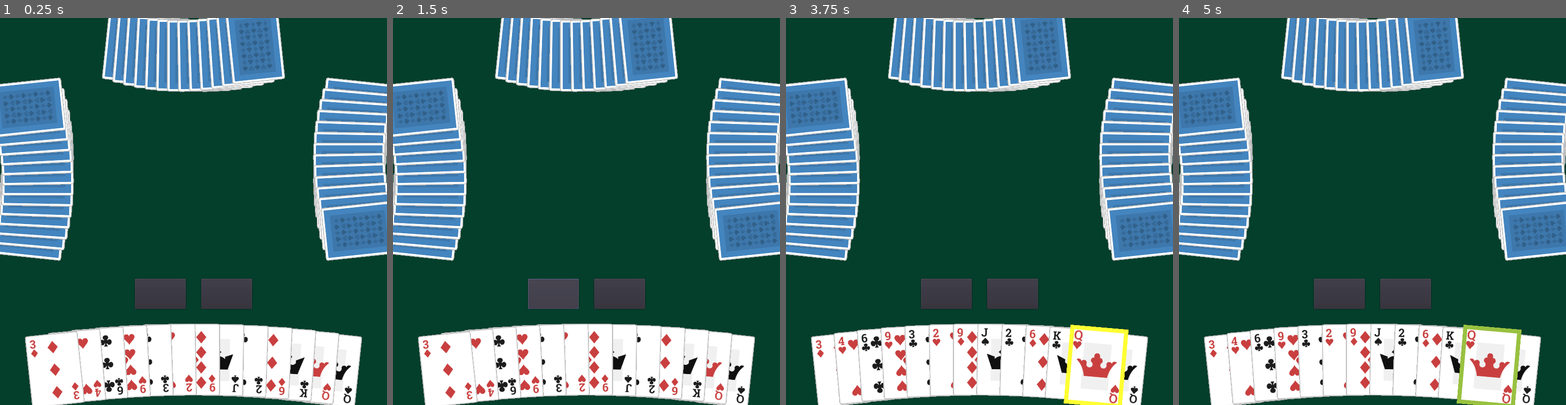
Above: before the commit, frames 1-4 (left to right).
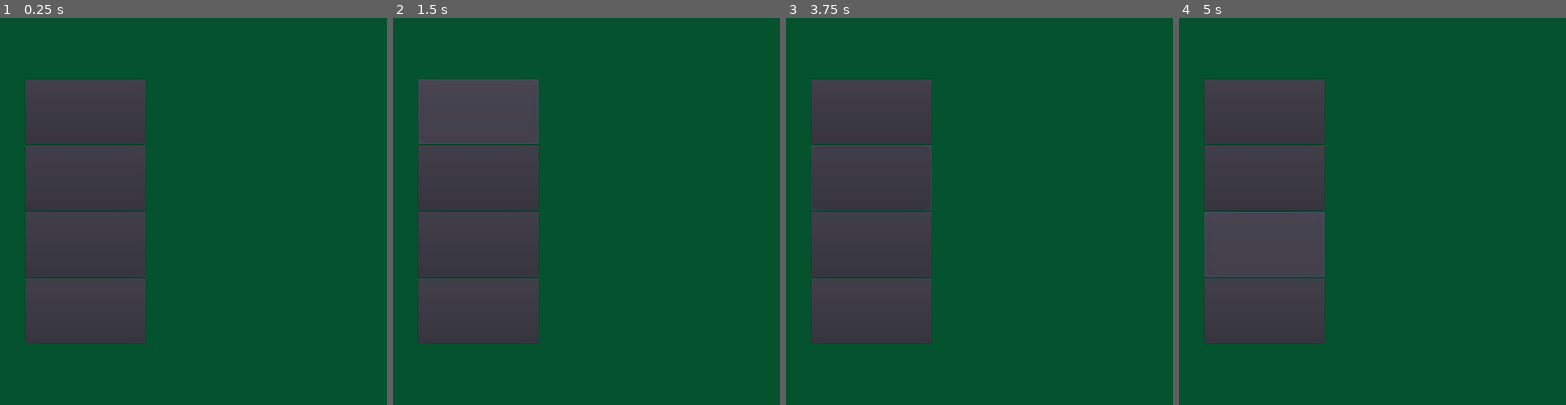
Above: after the commit, the same moments.

Repository: UPDCS192Group4/PusoyDosOnline
Game: Godot game, scene res://Home.tscn
The game is run twice, just before and just after one commit, with the same random seed, the same clock (stepped at 60 frames per second) and the same inputs. Before the commit the project starts from res://Game.tscn.
Inputs (mouse positions are in pixels of both pictures, inside the frame that each line leads up to):
- Up to frame 1 (0.25 s): no input
- Up to frame 2 (1.5 s): click "PLAY" at 0.5 s; click "PLAY" at 1.25 s
- Up to frame 3 (3.75 s): click (1014, 292) at 2 s, where only the run before the commit has a clickable "PASS"; click (871, 176) at 2.75 s, where only the run after the commit has a clickable "LEADERBOARDS"; click (1118, 370) at 3.52 s
- Up to frame 4 (5 s): click (1264, 242) at 4.25 s, where only the run after the commit has a clickable "Rules"

The runs differ from the first frame. In frame 1, 57% of the frame differs, in the area x 0-100%, y 0-100%; in frame 2, 57%; in frame 3, 57%; in frame 4, 57%.

Commit message:
Change main scene to Home

Diff:
--- /dev/null
+++ b/project/assets/fonts/home_dynamicfont.tres
@@ -0,0 +1,7 @@
+[gd_resource type="DynamicFont" load_steps=2 format=2]
+
+[ext_resource path="res://assets/fonts/uglybyte.woff" type="DynamicFontData" id=1]
+
+[resource]
+size = 64
+font_data = ExtResource( 1 )
--- a/project/project.godot
+++ b/project/project.godot
@@ -21,7 +21,7 @@
 [application]
 
 config/name="Project"
-run/main_scene="res://Game.tscn"
+run/main_scene="res://Home.tscn"
 config/icon="res://icon.png"
 
 [display]
